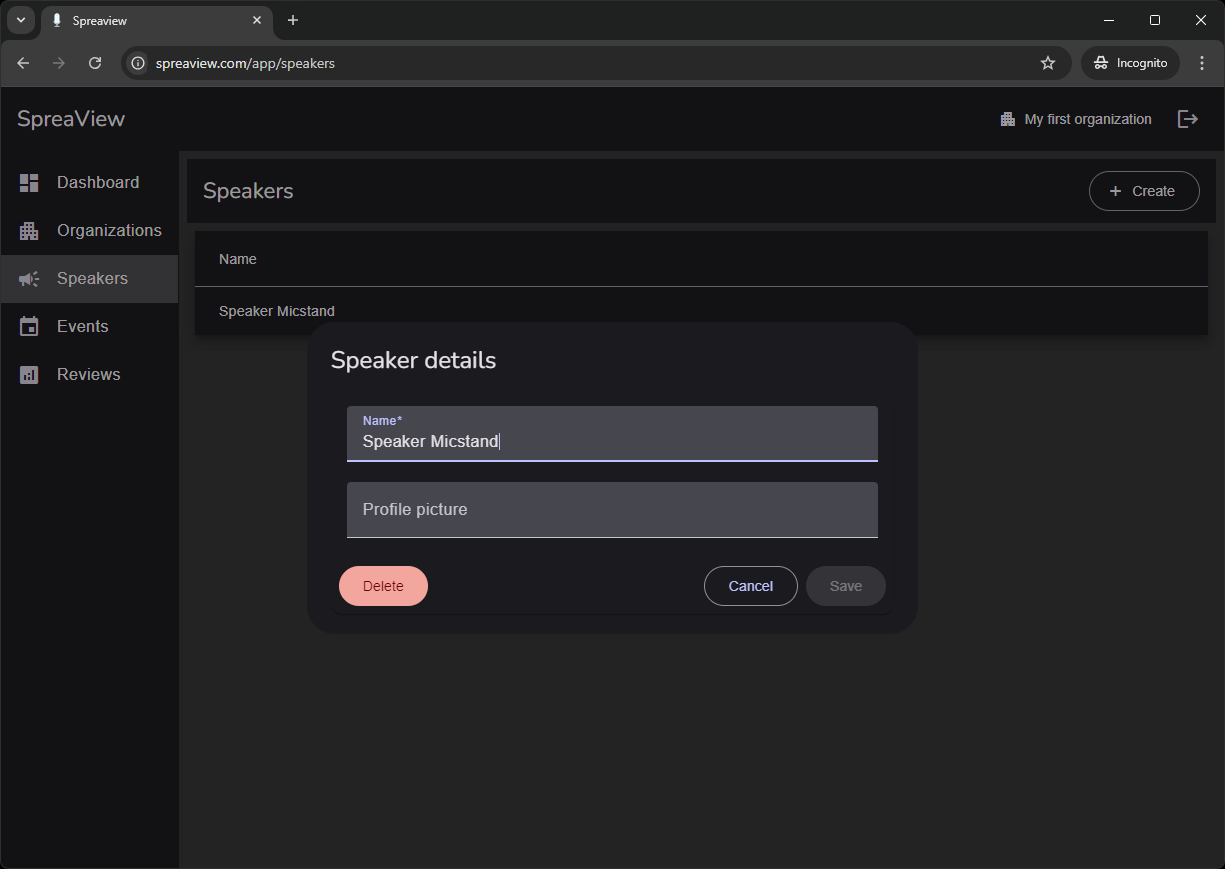
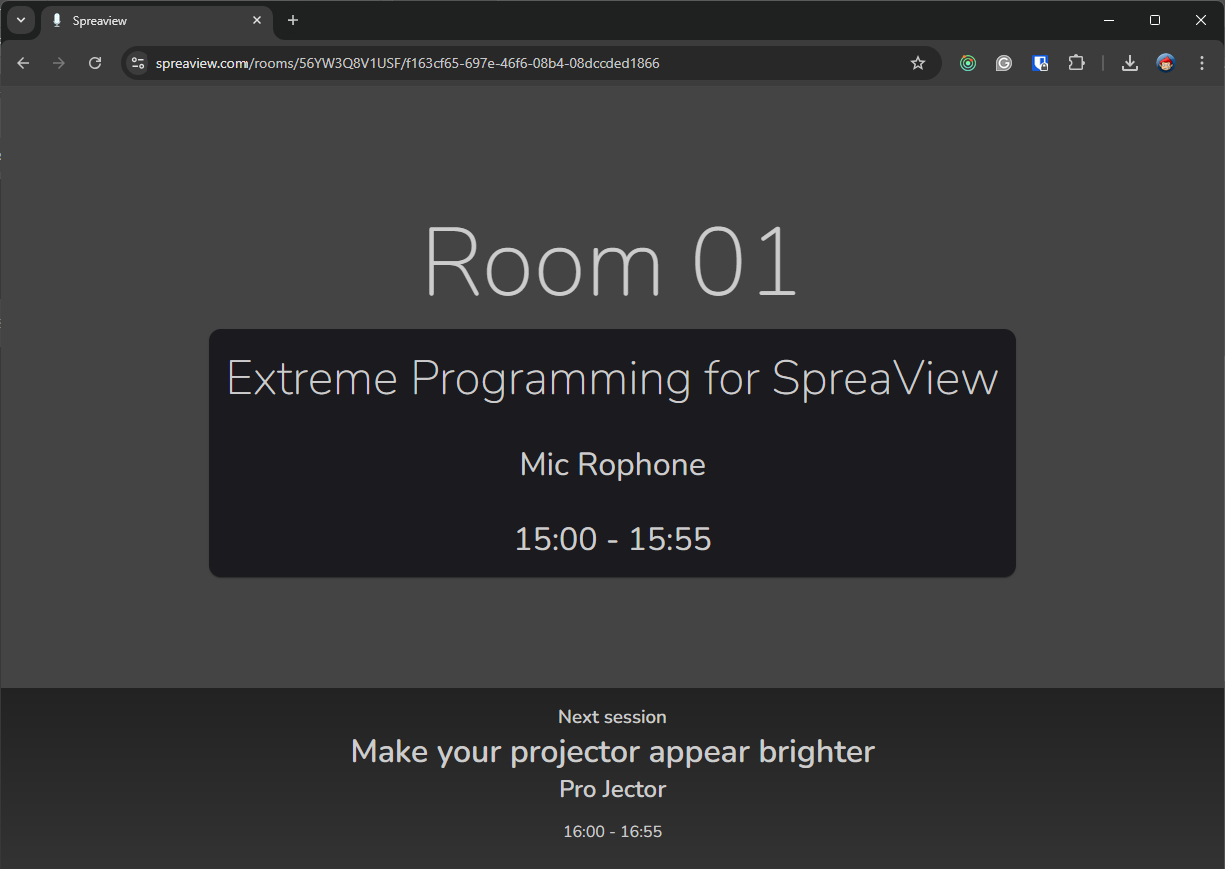
Two versions of the same layered image (1225px x 869px). Layer-by-layer changes:
hid "Layer 11" over [0, 0, 1225, 869]
hid "Layer 10" over [0, 0, 1225, 869]
hid "Layer 9" over [0, 0, 1225, 869]
hid "Layer 8" over [0, 0, 1225, 869]
hid "Layer 7" over [0, 0, 1225, 869]
hid "Layer 6" over [0, 0, 1225, 869]
hid "Layer 5" over [0, 0, 1225, 869]
added layer "Layer 14" above "Layer 13" over [0, 0, 1225, 869]
added layer "Layer 13" above "Layer 4" over [0, 0, 1225, 869]
hid "Layer 1" over [0, 0, 1225, 869]
